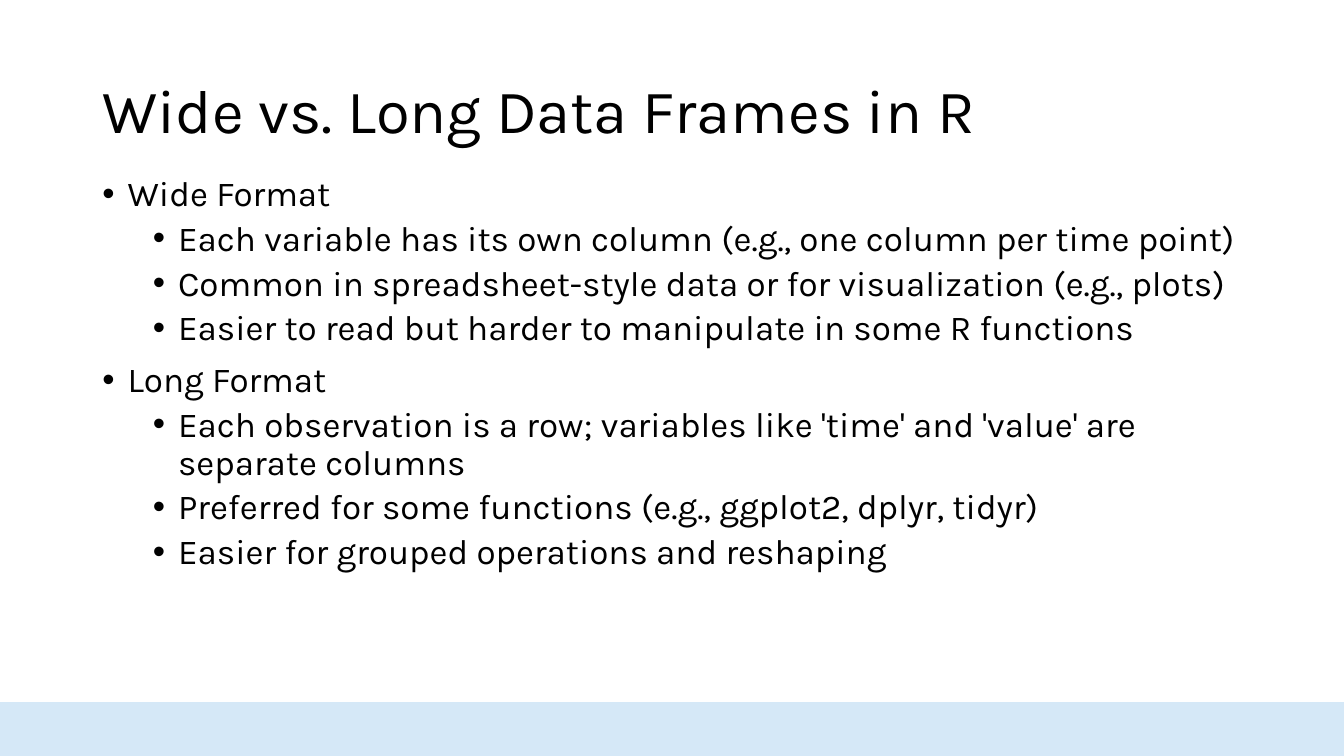
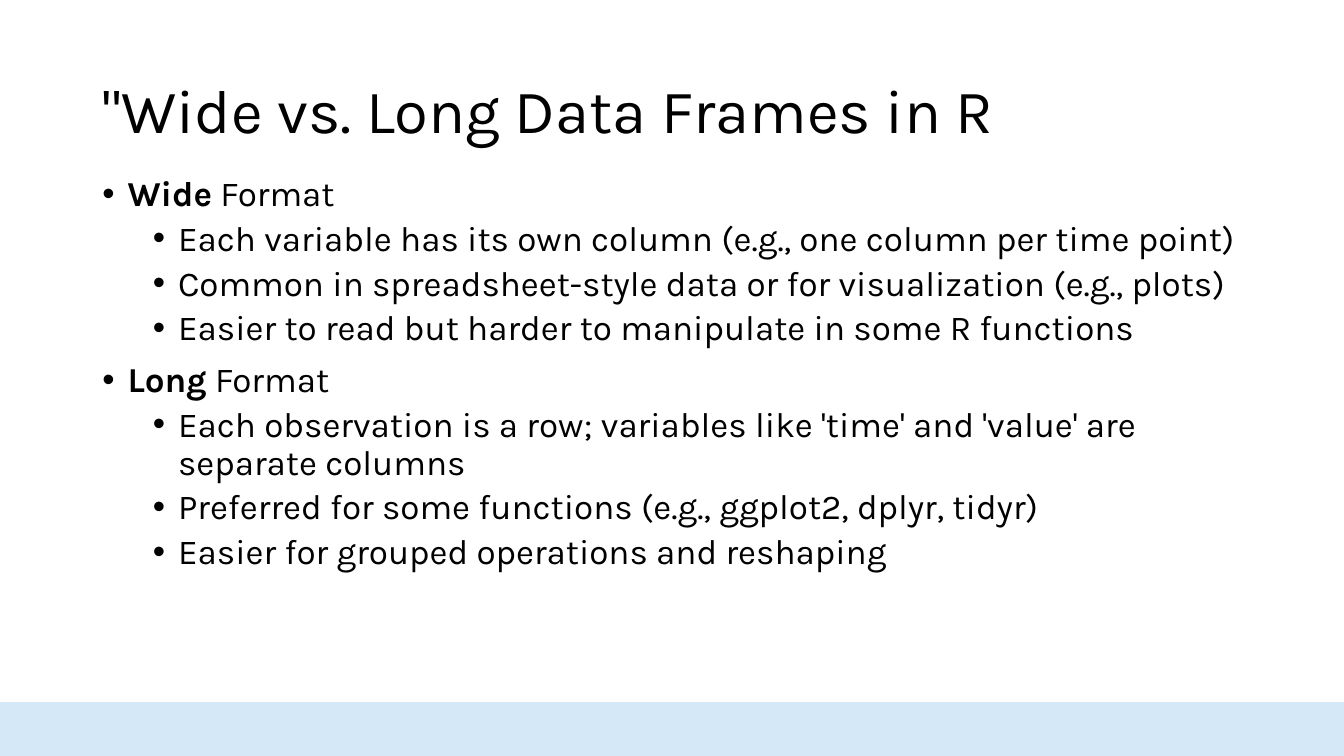
Before and after one commit to HopkinsIDD/seroanalytics_workshop, a slide deck: slide 12 of Lecture 1/Lecture 1.pptx. Drawn at 1344x756 pixels with LibreOffice and Linux fonts; fonts in the diff are those of the drawing; background and template pictures are left out. Boxes give left, top, right and bottom in pixels: in the first picture for what was removed or moved away, otherwise in the second. Text is boxed around its words. In the diff, an @@ line names an element or a change of style, - is before the commit and + after.

```diff
--- a/Lecture 1/Lecture 1.pptx
+++ b/Lecture 1/Lecture 1.pptx
@@ title at bbox=[102, 90, 994, 148]: text changed @@
-Wide vs. Long Data Frames in R
+"Wide vs. Long Data Frames in R
@@ text at bbox=[128, 181, 334, 401]: bold on in "Wide", "Long" @@
```
Also in this commit, not shown: 6 other slides changed, 2 other files.
